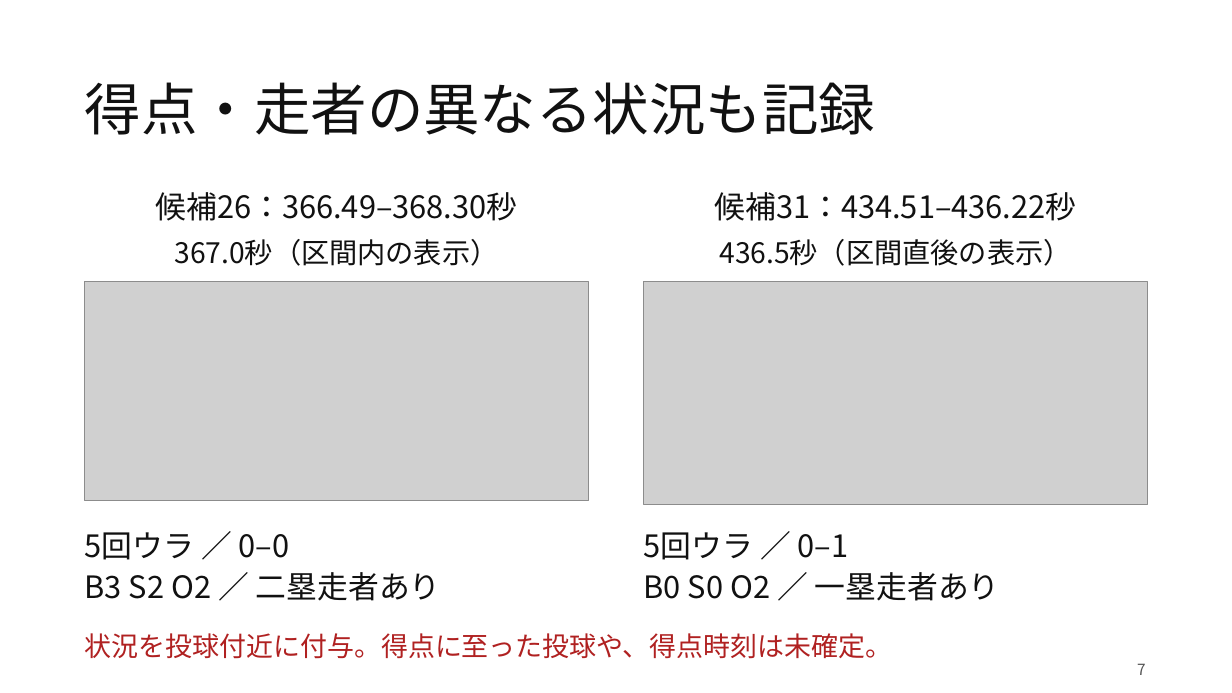
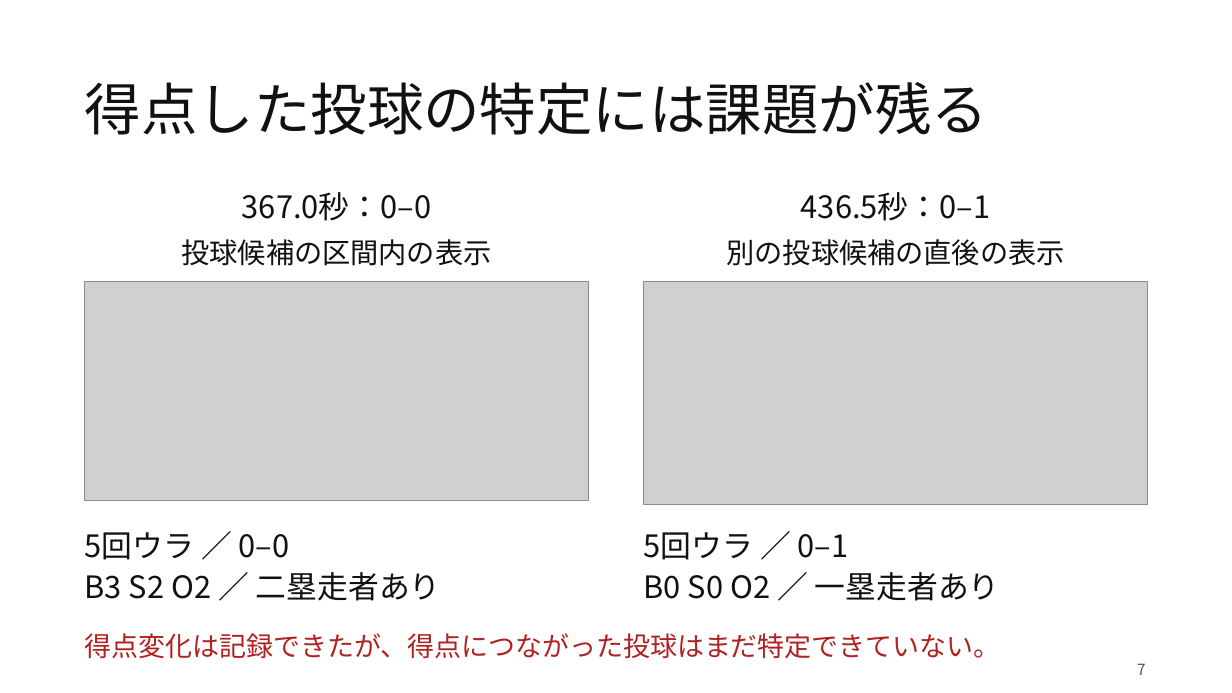
Before and after one commit to Yu-Tanahashi1226/----B-py, a slide deck: slide 7 of presentations/20261030/M棚橋261030.pptx. Drawn at 1232x693 pixels with LibreOffice and Linux fonts; fonts in the diff are those of the drawing; grey boxes stand for pictures. Boxes give left, top, right and bottom in pixels: in the first picture for what was removed or moved away, otherwise in the second. Text is boxed around its words. In the diff, an @@ line names an element or a change of style, - is before the commit and + after.

```diff
--- a/presentations/20261030/M棚橋261030.pptx
+++ b/presentations/20261030/M棚橋261030.pptx
@@ title at <box>85,82,988,135</box>: text changed @@
-得点・走者の異なる状況も記録
+得点した投球の特定には課題が残る
@@ text at <box>242,192,431,221</box>: text changed @@
-候補26：366.49–368.30秒
+367.0秒：0–0
@@ text at <box>801,192,990,221</box>: text changed @@
-候補31：434.51–436.22秒
+436.5秒：0–1
@@ text at <box>182,239,492,266</box>: text changed @@
-367.0秒（区間内の表示）
+投球候補の区間内の表示
@@ text at <box>726,239,1064,266</box>: text changed @@
-436.5秒（区間直後の表示）
+別の投球候補の直後の表示
@@ text at <box>85,633,1001,658</box>: text changed @@
-状況を投球付近に付与。得点に至った投球や、得点時刻は未確定。
+得点変化は記録できたが、得点につながった投球はまだ特定できていない。
```
Also in this commit, not shown: 10 other slides changed, 1 slide added, 1 slide removed, 9 other files.
